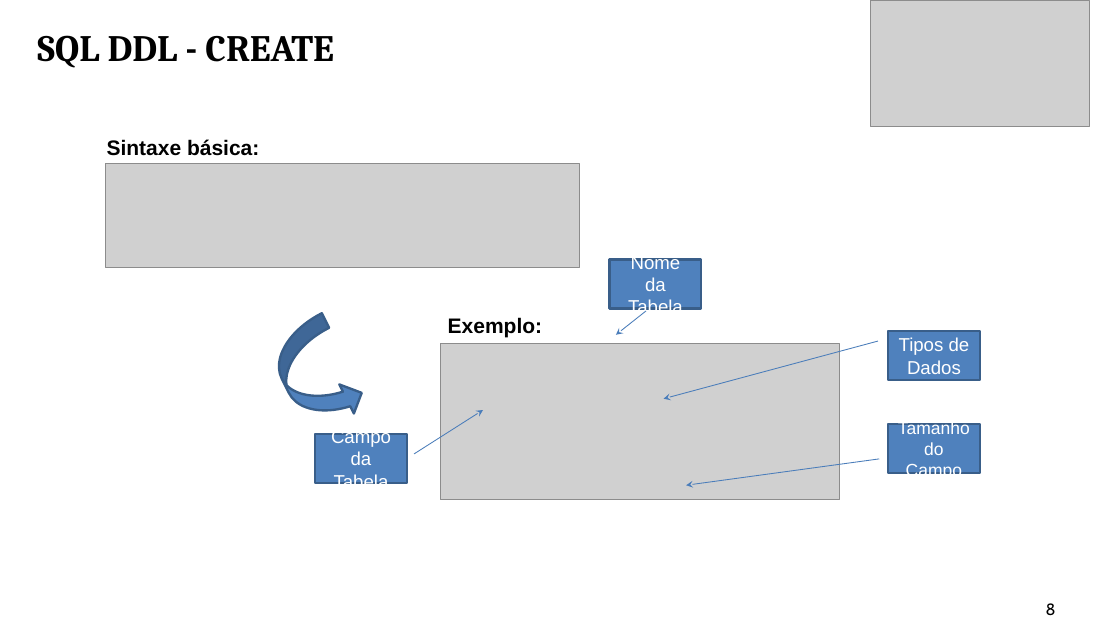
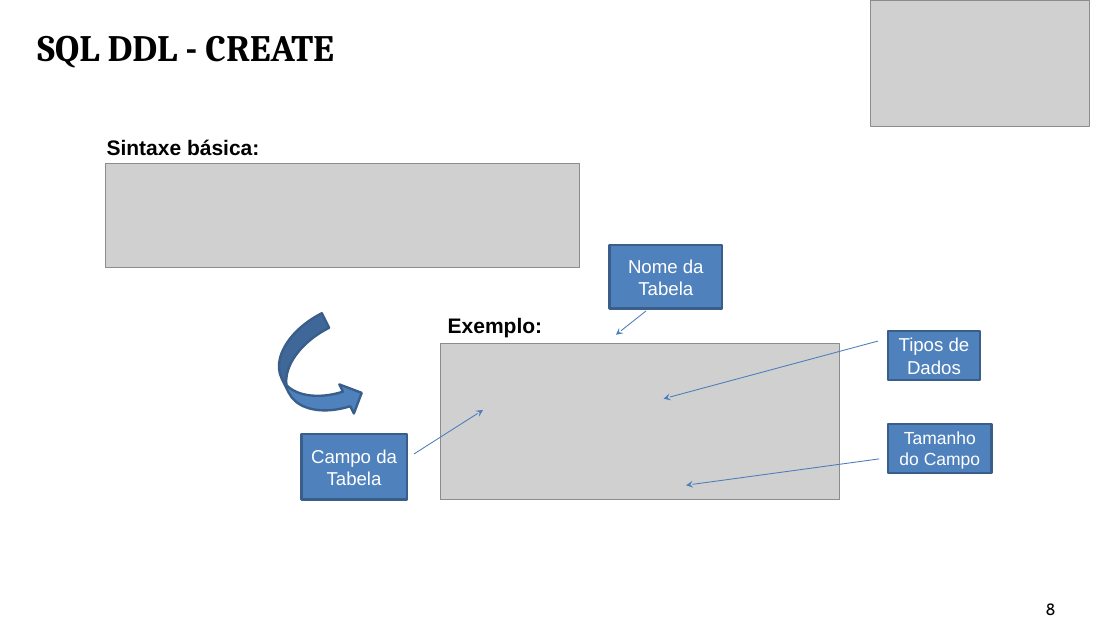
Before and after one commit to CloudEducationBrazil/WydenBancoDados, a slide deck: slide 8 of 01 Classes/Aula05- BD SQL DDL.pptx. Drawn at 1120x630 pixels with LibreOffice and Linux fonts; fonts in the diff are those of the drawing; grey boxes stand for pictures. Boxes give left, top, right and bottom in pixels: in the first picture for what was removed or moved away, otherwise in the second. Text is boxed around its words. In the diff, an @@ line names an element or a change of style, - is before the commit and + after.

```diff
--- a/01 Classes/Aula05- BD SQL DDL.pptx
+++ b/01 Classes/Aula05- BD SQL DDL.pptx
@@ rectangle "Nome da Tabela": place and size @@
-rectangle "Nome da Tabela" at (610, 260, 702, 308)
+rectangle "Nome da Tabela" at (610, 245, 723, 308)
@@ rectangle "Campo da Tabela": place and size @@
-rectangle "Campo da Tabela" at (315, 434, 407, 483)
+rectangle "Campo da Tabela" at (302, 434, 407, 500)
@@ rectangle "Tamanho do Campo": place and size @@
-rectangle "Tamanho do Campo" at (888, 424, 980, 473)
+rectangle "Tamanho do Campo" at (888, 424, 991, 473)
```
Also in this commit, not shown: 9 other slides changed, 2 other files.
